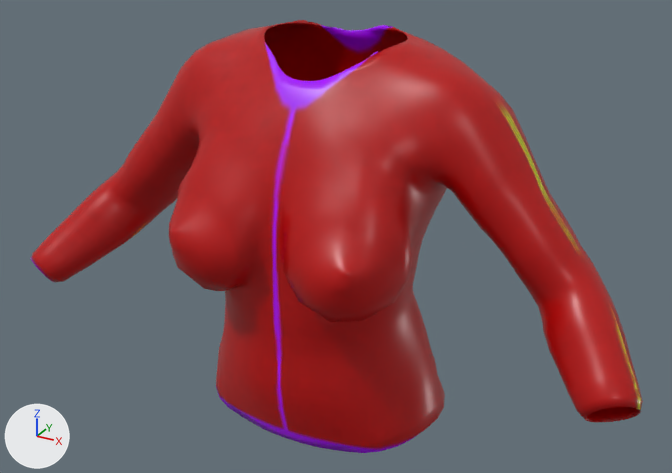
The glTF model public/models/studio/pieces/top_track_jacket.glb: old version first, new version second.
One viewpoint serves both versions: a camera (50 mm lens) standing at (0.529, -0.967, 1.562) and looking at (0.019, -0.04, 1.099). Every picture has the same lights, and +X, +Y and +Z are marked at lower left. The older version comes first. Both versions are drawn at full value of the shape key 'Bust_Pos' of 'Outfit_top_track_jacket'; the numbers are the values there. Vertices at exactly the same position are counted once.

The first picture shows 'Outfit_top_track_jacket'.
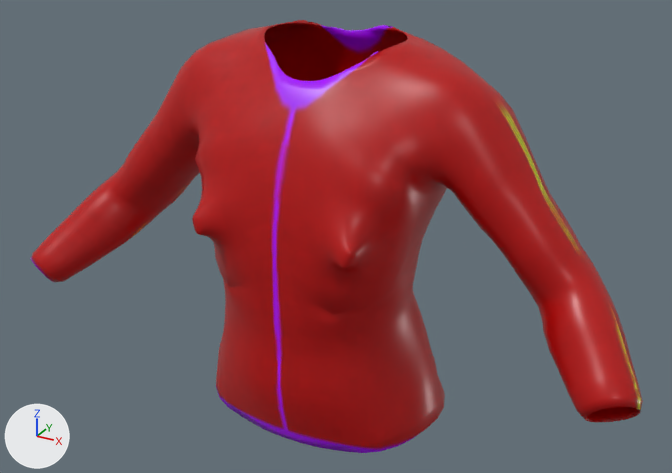
Pixel boxes [x1, y1, x2, y2] of what changed, in the pictures (672 x 473 px; the box of a moved part takes in the faces that stretch with it):
part 1 of me_piece_top_track_jacket, moved or reshaped: before [169, 111, 435, 322]; after [192, 112, 435, 317]

The edits, one by one:
me_piece_top_track_jacket is used by ob_outfit_top_track_jacket; location (0.0, 0.0, 0.0).
me_piece_top_track_jacket had 4744 vertices, 9496 faces and spanned x -0.423..0.414, y -0.196..0.088, z 0.848..1.348.
me_piece_top_track_jacket now has 4744 vertices, 9496 faces and spans x -0.423..0.414, y -0.167..0.088, z 0.848..1.348.
me_piece_top_track_jacket part 1: 692 of 4744 vertices moved; they spanned x -0.157..0.157, y -0.196..-0.055, z 1.048..1.238 and now span x -0.143..0.143, y -0.167..-0.056, z 1.05..1.237; mean shift (0.0, 0.014, 0.009); largest move (-0.086, -0.174, 1.062) -> (-0.089, -0.152, 1.119).
